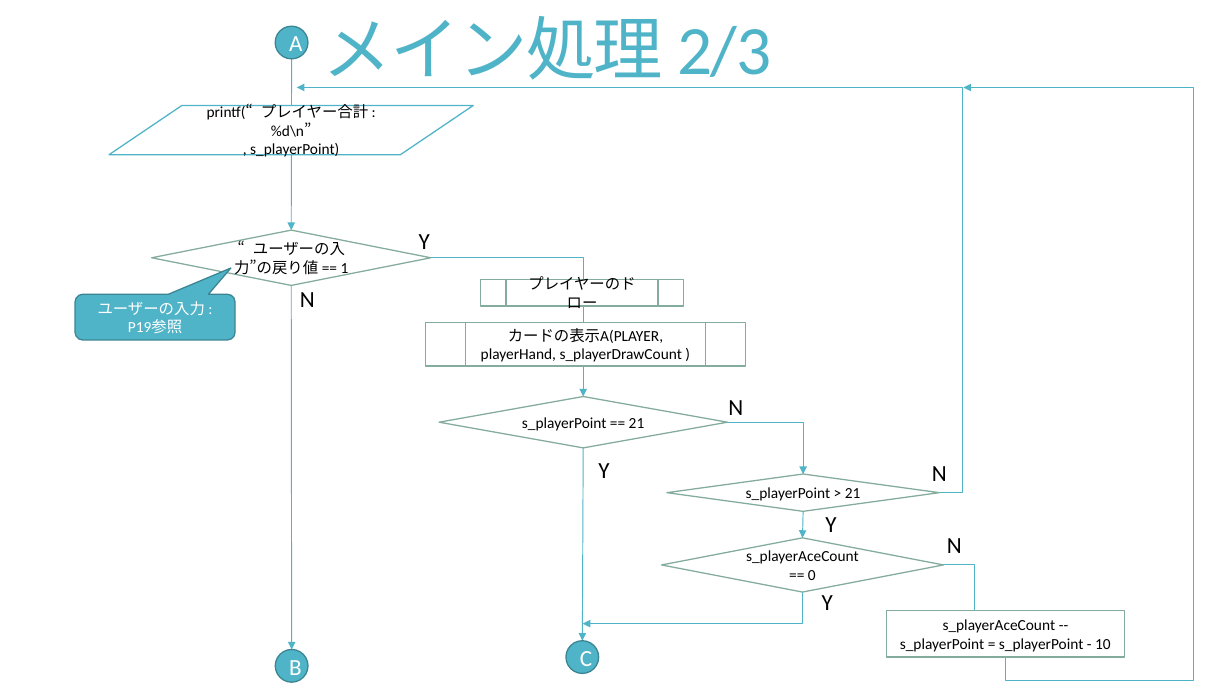
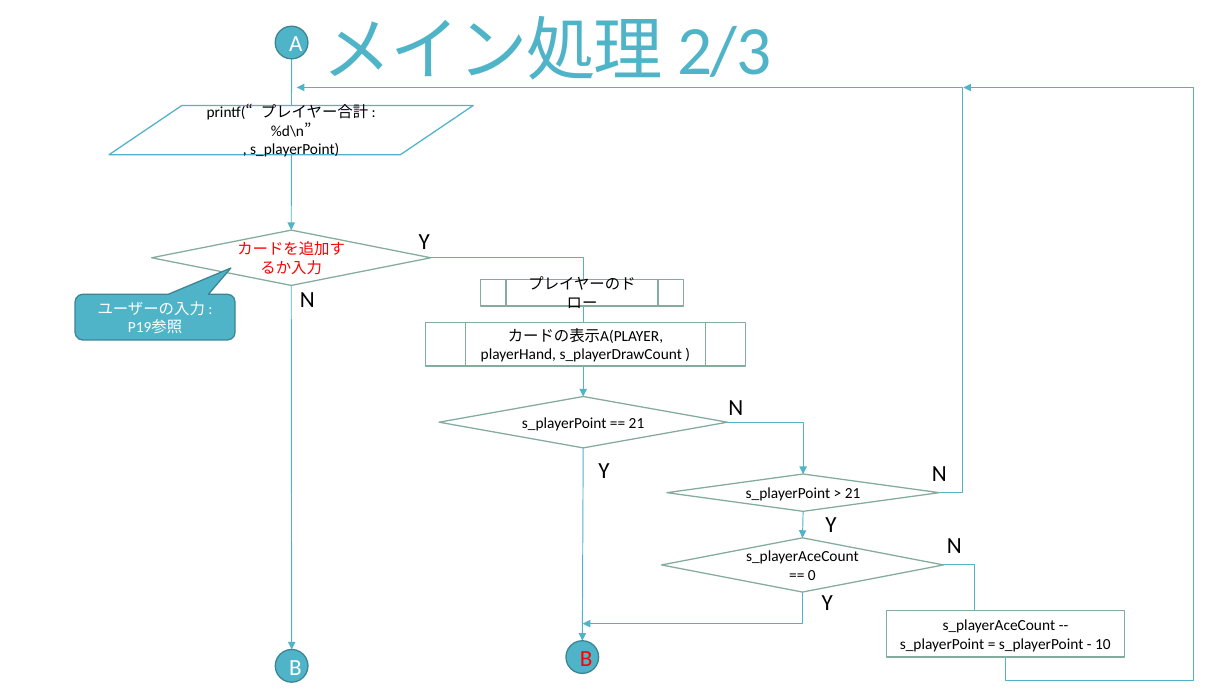
Before and after one commit to masakiishino/Blackjack, a slide deck: slide 14 of Blackjack_Detail_Design.pptx (slide 13 before the commit). Drawn at 1232x693 pixels with LibreOffice and Linux fonts; fonts in the diff are those of the drawing. Boxes give left, top, right and bottom in pixels: in the first picture for what was removed or moved away, otherwise in the second. Text is boxed around its words. In the diff, an @@ line names an element or a change of style, - is before the commit and + after.

```diff
--- a/Blackjack_Detail_Design.pptx
+++ b/Blackjack_Detail_Design.pptx
@@ text in diamond at <box>237,239,345,274</box>: text changed; text colour #000000 to #FF0000 @@
-“ユーザーの入力”の戻り値 == 1
+カードを追加するか入力
@@ text in ellipse at <box>580,651,593,672</box>: text changed; text colour #FFFFFF to #FF0000 @@
-C
+B
```
Also in this commit, not shown: 7 other slides changed, 1 slide added, 3 other files.
